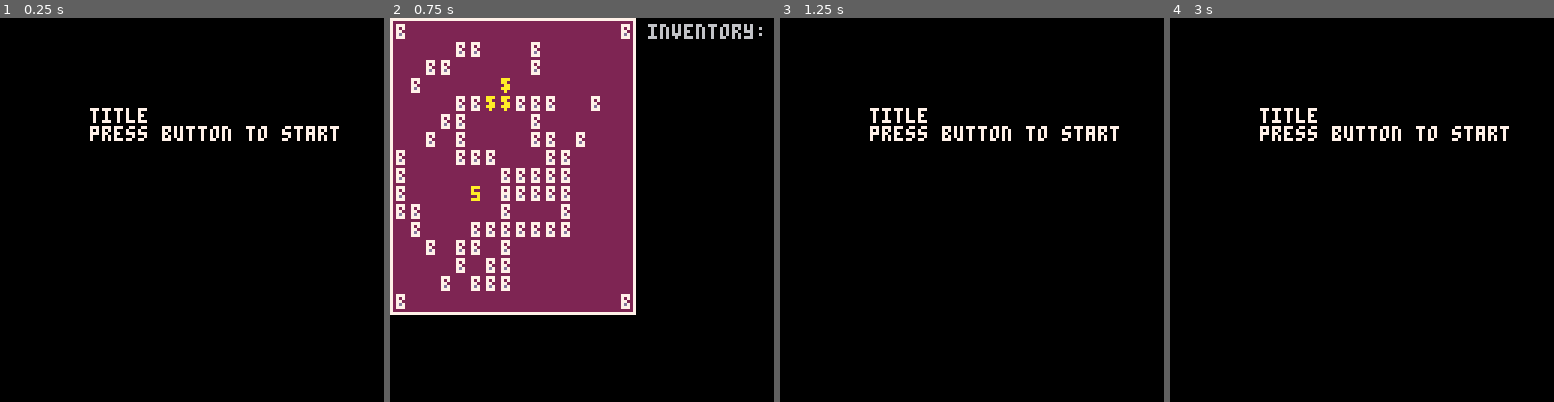
Above: before the commit, frames 1-4 (left to right).
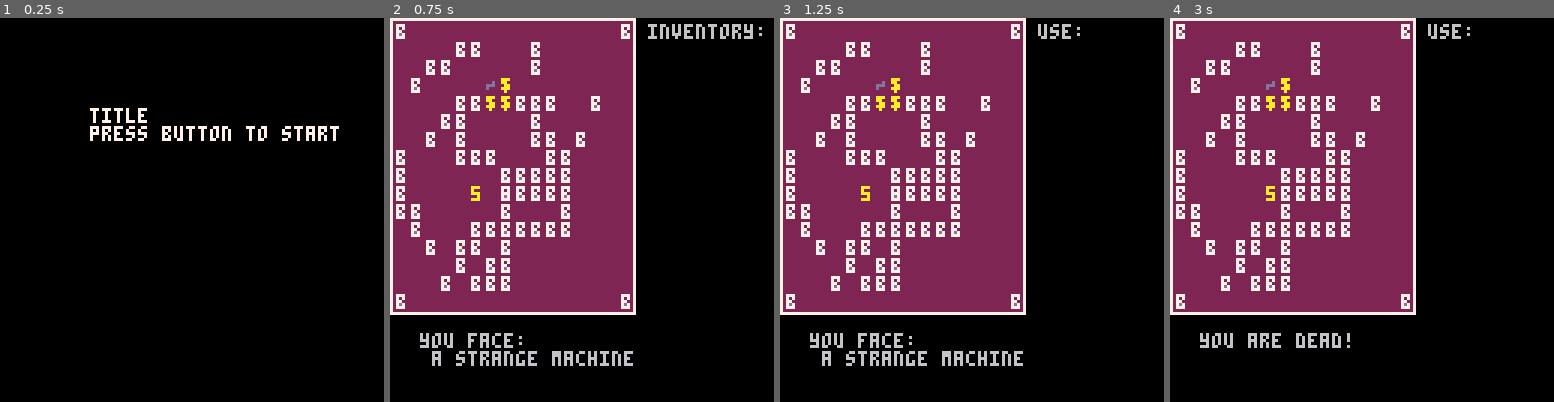
Above: after the commit, the same moments.

Repository: arnodick/castle
Game: PICO-8 cartridge castle.p8
Two runs of this game, one before a commit and one after it. Both use one fixed random seed, a clock stepped at 60 frames per second and the inputs below.
Inputs:
- Up to frame 1 (0.25 s): no input
- Up to frame 2 (0.75 s): tap X (X key) at 0.33 s; tap O (Z key) at 0.7 s
- Up to frame 3 (1.25 s): tap X (X key) at 1.07 s
- Up to frame 4 (3 s): hold Right 1.6-2.1 s; tap O (Z key) every 0.4 s from 1.7 to 2.9 s; tap X (X key) at 1.85, 2.97 s; hold Up 2.15-2.42 s; hold Right from 2.47 s (still down)

Frame 1 is identical in both runs. In frame 2, 1.4% of the frame differs, in the area x 7-64%, y 16-91%; in frame 3, 51%, in the area x 0-89%, y 0-91%; in frame 4, 51%.

Commit message:
inventory stuff

Diff:
--- a/castle.p8
+++ b/castle.p8
@@ -28,6 +28,7 @@
 	debug_l[11]=actortypes[2][level+1].ch
 	debug_l[12]=actortypes[2][level+1].ch2
 	end
+	debug_l[13]=controlstate
 end
 
 function words()
@@ -145,17 +146,17 @@
 	places[16]="spaceship"
 
 	items={}
-	items[1]="potion"
-	items[2]="a butt"
+	items[1]="cash"
+	items[2]="potion"
 	items[3]="lazer"
-	items[4]="cash"
+	items[4]="a butt"
 end
 
 function actortypes_i(l)
 	chars="@abcdefghijklmnopqrstuvwxyz0123456789!#%^*():;,.{}&$"
 
 	actortypes={}
-	for a=1,5 do
+	for a=1,6 do
 		actortypes[a]={}
 		for b=1,4 do actortypes[a][b]={} end
 	end
@@ -204,12 +205,19 @@
 		actortypes[4][a].ch="$"
 		actortypes[4][a].c=10
 		actortypes[4][a].m=0
+		actortypes[4][a].sp=1
 	end
 	--exit attributes
 	for a=1,4 do
 		actortypes[5][a].ch="&"
 		actortypes[5][a].c=11
 		actortypes[5][a].m=0
+	end
+	for a=1,4 do
+		actortypes[6][a].ch="~"
+		actortypes[6][a].c=13
+		actortypes[6][a].m=0
+		actortypes[6][a].sp=2
 	end
 end
 
@@ -292,7 +300,7 @@
 	if a.t==5 then
 		add(actors.exits,a)
 	end
-	if a.t==4 then
+	if a.t==4 or a.t==6 then
 		add(actors.items,a)
 	end
 	if a.t==3 or a.t==1 then
@@ -337,8 +345,12 @@
 end
 
 function drawmenu(m)
+	--local a=#m.me-1
+	--while a>=0 do
 	for a=0,#m.me-1 do
 		print(m.me[a+1],m.x+cam[1],m.y+a*cellh+cam[2],6)
+		--print(m.me[a+1],m.x+cam[1],m.y+(#m.me-1)*cellh-a*cellh+cam[2],6)
+		--a-=1
 	end
 end
 
@@ -428,7 +440,7 @@
 	if d!=0 then
 		local dire=actoroob(a,direction(d))
 		local cell=room[a.x+dire[1]][a.y+dire[2]]
-		if cell==0 or cell==4 or cell==5 then
+		if cell==0 or cell==4 or cell==5 or cell==6 then
 			room[a.x][a.y]=0
 			a.x+=dire[1] a.y+=dire[2]
 			room[a.x][a.y]=a.t
@@ -448,10 +460,16 @@
 			if level>3 then level=0 end
 			changelevel(level)
 		end
-	elseif a.t==4 then
+	elseif a.t==4 or a.t==6 then
 		if p.x==a.x and p.y==a.y then
 			--if not checkinventory(a.t) then
-				add(p.inventory,a.t)
+				local c=#p.inventory
+				while c>0 do
+					p.inventory[c+1]=p.inventory[c]
+					c-=1
+				end
+				p.inventory[1]=a.t
+				--add(p.inventory,a.t)
 			--else
 			--end
 			del(actors,a)
@@ -480,11 +498,11 @@
 function domenu(m)
 	m.me={}
 	if m.t==1 then
-		if btnp(4) then
-			if debug then
-				m.me[1]="new level !!"
-			end
-		elseif players[1]==nil then
+		--if btnp(4) then
+			--if debug then
+				--m.me[1]="new level !!"
+			--end
+		if players[1]==nil then
 			m.me[1]="you are dead!"
 		elseif btn() then
 			if p.target!=nil then
@@ -505,9 +523,18 @@
 			end
 		end
 	elseif m.t==2 then
-		m.me[1]="inventory:"
-		for a=1,#p.inventory do
-			m.me[a+1]=" -"..items[p.inventory[a]]
+		if not controlstate then
+			m.me[1]="inventory:"
+			for a=1,#p.inventory do
+				m.me[a+1]=" -"..items[actortypes[p.inventory[a]][level+1].sp]
+			end
+		else
+			m.me[1]="use:"
+			for a=1,#p.inventory do
+				local cur=" -"
+				if a==1 then cur=">>" end
+				m.me[a+1]=cur..items[actortypes[p.inventory[a]][level+1].sp]
+			end
 		end
 	end
 end
@@ -587,6 +614,10 @@
 		end
 	end
 	if s==1 then
+		if btnp(5) then
+			controlstate=not controlstate
+		end
+		if not controlstate then
 		if btnp()>0 then
 		--if timer%4==0 then
 			foreach(actors.creatures,doactor)
@@ -600,6 +631,9 @@
 		cam[1]=flr(p.x/rooms[level].sector_s)*rooms[level].sector_s*cellw
 		cam[2]=flr(p.y/rooms[level].sector_s)*rooms[level].sector_s*cellh
 		end
+		else
+			foreach(menus,domenu)
+		end
 		if debug then
 		if btnp(4) then
 			level+=1
@@ -608,10 +642,10 @@
 --			state_i(state)
 		end
 		end
-		if btnp(5) then
-			state=0
-			state_i(state)
-		end
+		--if btnp(5) then
+			--state=0
+			--state_i(state)
+		--end
 	end
 
 	camera(cam[1],cam[2])
@@ -658,6 +692,7 @@
 
 	level=0
 	state=0
+	controlstate=false
 	state_i(state)
 end
 
@@ -803,19 +838,19 @@
 __map__
 0200000000000000000000000000000202000000000000000000000000000002020000000000000000000000000000020200000000000000000000000000000202000000000000000000000000000002020000000000000000000000000000020200000000000000000000000000000202000000000000000000000000000002
 0000000000000202020200000000000000000000000000000000000000000000000000000000000000000000000000000000000000000000000000000000000000000000000002000004000000000000000000000202000000020000000000000000020000000004000000000000020202020000000000000000000000000000
-0000000202000000000002000000000000000000000000000000000000000000000004000000020000000000000000000000000000000004000000000000000000000000000002000000000000000000000002020000000000020000000000000002000200000000000000000000000000000000000004000000000000000000
-0000020000000000000000020000000000020200000000030000000000000000000000000000020202020202000000000000000002020202020202000000000000000000000000020000000000000000000200000000000400000000000000000000000002000000000000020000000000000000000000000202020200000000
-0000000000000000000000000000000000000200000000000000000000000000000000000000020000000002000000000000000000000000020202020000000000000000020000020202020000000000000000000202040402020200000200000000000300020200020202020000000000000000000202020202020200000000
+0000000202000000000002000000000000000000000000000000000000000000000004000000020000000000000000000000000000000004000000000000000000000000000002000600000000000000000002020000000000020000000000000002000200000600000000000000000000000000000004000600000000000000
+0000020000000000000000020000000000020200000000030000000000000000000000000000020202020202000000000000000002020202020202000000000000000000000000020000000000000000000200000000060400000000000000000000000002000000000000020000000000000000000000000202020200000000
+0000000000000000000000000000000000000200000600000000000000000000000000000000020000000002000000000000000000000000020202020000000000000000020000020202020000000000000000000202040402020200000200000000000300020200020202020000000000000000000202020202020200000000
 0000000000000000000000000000000000000200000000040002020200000000000002000000000202000002000000000000000200020000000000020200020000000000020200000202020000000000000000020200000000020000000000000000000000020200000002000000000000000000000002020200000200000200
-0000000000000000040000000000000000040002000000020200000200000000000000000000000000000200000000000002000000000000030000020202020000000002020000000002000000000200000002000200000000020200020000000000000002020200000002000000000000000000000200000000000200000200
+0000000000000000040000000000000000040002000000020200000200000000000000000006000000000200000000000002000000000000030000020202020000000002020000000002000000000200000002000200000000020200020000000000000002020200000002000000000000000000000200000000000200000200
 0000040000030000000000000002000000000000020000000000050202020000000000000200000003000202000000000000000002020200000000020200000000000000020200020202020000000000020000000202020000000202000000000000000002000200000002000400000000000202000000000003000202020000
 0000000000000000000000000002000000000002020200020002020200000000000000000202020000000000020000000000000000000000000000000000000000000002020000020202020000000000020000000000000202020202000000000000000202000002020000000000000000000200000000000000000202020000
 0000020000000000000000000002000000020200000000020202000000000000000002000200000200000000000000000200000000000000020202000000000000000200000000000202000000000000020000000300000202020202000000000000000202020202020200000000000000000202020000000000000202020000
-0000020000000000000300000002000000020200000000020000000000000000000002000200000002000000000000000002000202020202020200000002000000020000000300000202000400000000020200000000000200000002000000000000020000020000000002000000020000000000020202040000020202000000
+0000020000000600000300000002000000020200000000020000000000000000000002000200000002000000000000000002000202020202020200000002000000020000000300000202000400000000020200000000000200000002000000000000020000020000000002000000020000000000020202040000020202000000
 0000000000000000000000000002000000000002020200000200000000000000000000000002020202020200000000000000000002000200020202000202000000020000000000000002000000000000000200000002020202020202000000000000020000020202020000020200020200000000000002000000020200000000
 0000000000000000000000000000000000000000000200020002000000000000000000000002000000000200000400000000000000000000000000000000020200000000000000020000000000000000000002000202000200000000000000000000000000000202020202000202000000000000000002020000000000000000
 0000000002000000000000000000000000000000000200000002000000000000000000000200000000000200000000000000000000000004000000000000000000000000000000020202000000000000000000000200020200000000000000000000000000000000000000000000000000000000000000000000000000000000
-0000000000000000000000000000000000000002020202020200000000000000000000000000000000000200000000000000000000000000000000000000000000000000000000000000000000000000000000020002020200000000000000000000000000000000000000000000000000000000000000000202000000000000
+0000000000000000000000000000000000000002020202020200000000000000000000000000000000000200000000000000000000000000060000000000000000000000000000000000000000000000000000020002020200000000000000000000000000000000000000000000000000000000000000000202000000000000
 0200000000000000000000000000000202000000000000000000000000000002020000000000000000000000000000020200000000000000000000000000000202000000000000000000000000000002020000000000000000000000000000020200000000000000000000000000000202000000000000000000000000000002
 0000000000000000000000000000000000000000000000000000000000000000000000000000000000000000000000000000000000000000000000000000000000000000000000000000000000000000000000000000000000000000000000000000000000000000000000000000000000000000000000000000000000000000
 0000000000000000000000000000000000000000000000000000000000000000000000000000000000000000000000000000000000000000000000000000000000000000000000000000000000000000000000000000000000000000000000000000000000000000000000000000000000000000000000000000000000000000
